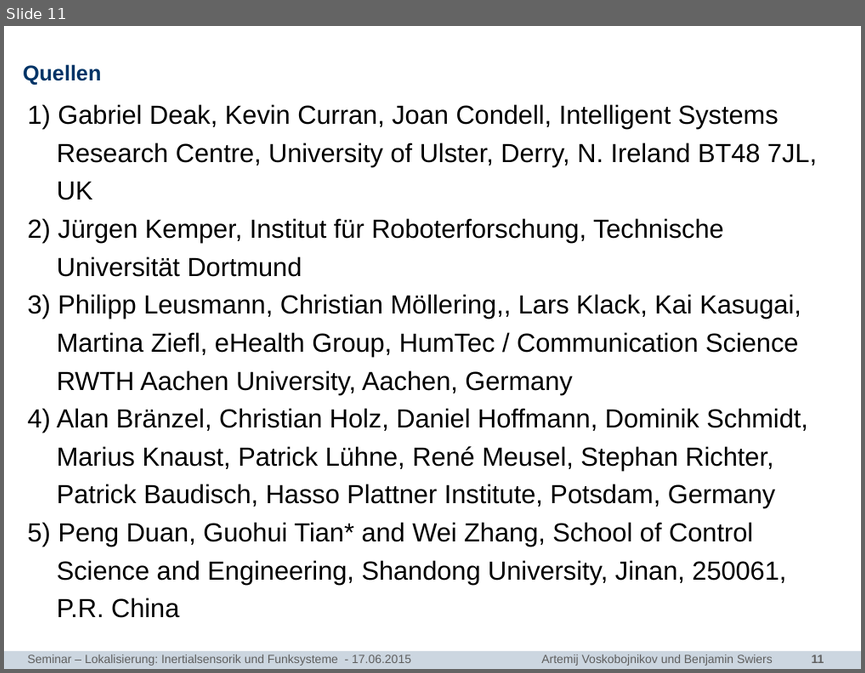
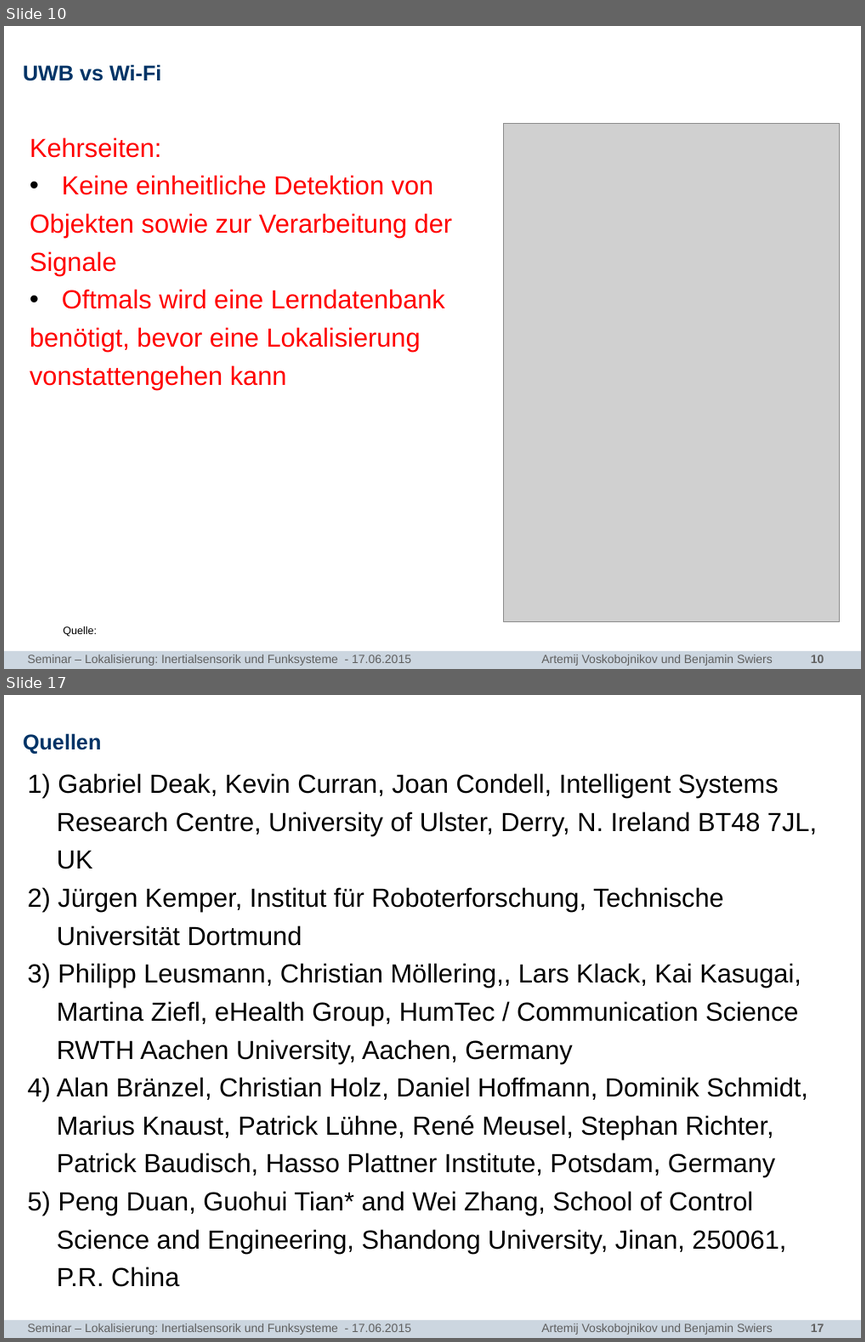
Before and after one commit to bennySwiers/Ausarbeitung-Seminar-TI, a slide deck: Vortrag/Seminar_TI_Sensorlose_Lokalisierung.pptx. Shown one above the other, each under a label of ours: slide 11 before the commit, slides 10 and 17 after it; the slides between them are not shown. The pictures are 865x673 and 865x1342 pixels, drawn with LibreOffice and Linux fonts; fonts in the diff are those of the drawing; grey boxes stand for pictures; background and template pictures are left out. Boxes give left, top, right and bottom in pixels: in the first picture for what was removed or moved away, otherwise in the second. Text is boxed around its words. In the diff, an @@ line names an element or a change of style, - is before the commit and + after.

```diff
--- a/Vortrag/Seminar_TI_Sensorlose_Lokalisierung.pptx
+++ b/Vortrag/Seminar_TI_Sensorlose_Lokalisierung.pptx
@@ slide 10 added at <box>4,26,861,669</box>, background #FFFFFF; not listed: 2 template elements that a slide beside it also shows @@
@@ title added at <box>23,64,161,81</box>, 18 pt, text #003366, bold @@
+UWB vs Wi-Fi
@@ picture added at <box>504,124,840,622</box> @@
@@ text added at <box>30,137,452,389</box>, 22 pt, text #FF0000 @@
+Kehrseiten:
+• Keine einheitliche Detektion von
+Objekten sowie zur Verarbeitung der
+Signale
+• Oftmals wird eine Lerndatenbank
+benötigt, bevor eine Lokalisierung
+vonstattengehen kann
+  Quelle:
@@ text added at <box>28,654,772,665</box>, 10 pt, text #5F5F5F @@
+Seminar – Lokalisierung: Inertialsensorik und Funksysteme - 17.06.2015 Artemij Voskobojnikov und Benjamin Swiers
@@ what was slide 11 is now slide 17 @@
@@ page number at <box>811,1323,824,1332</box>: text changed @@
-11
+17
```
Also in this commit, not shown: 8 slides changed, 5 other slides added.
